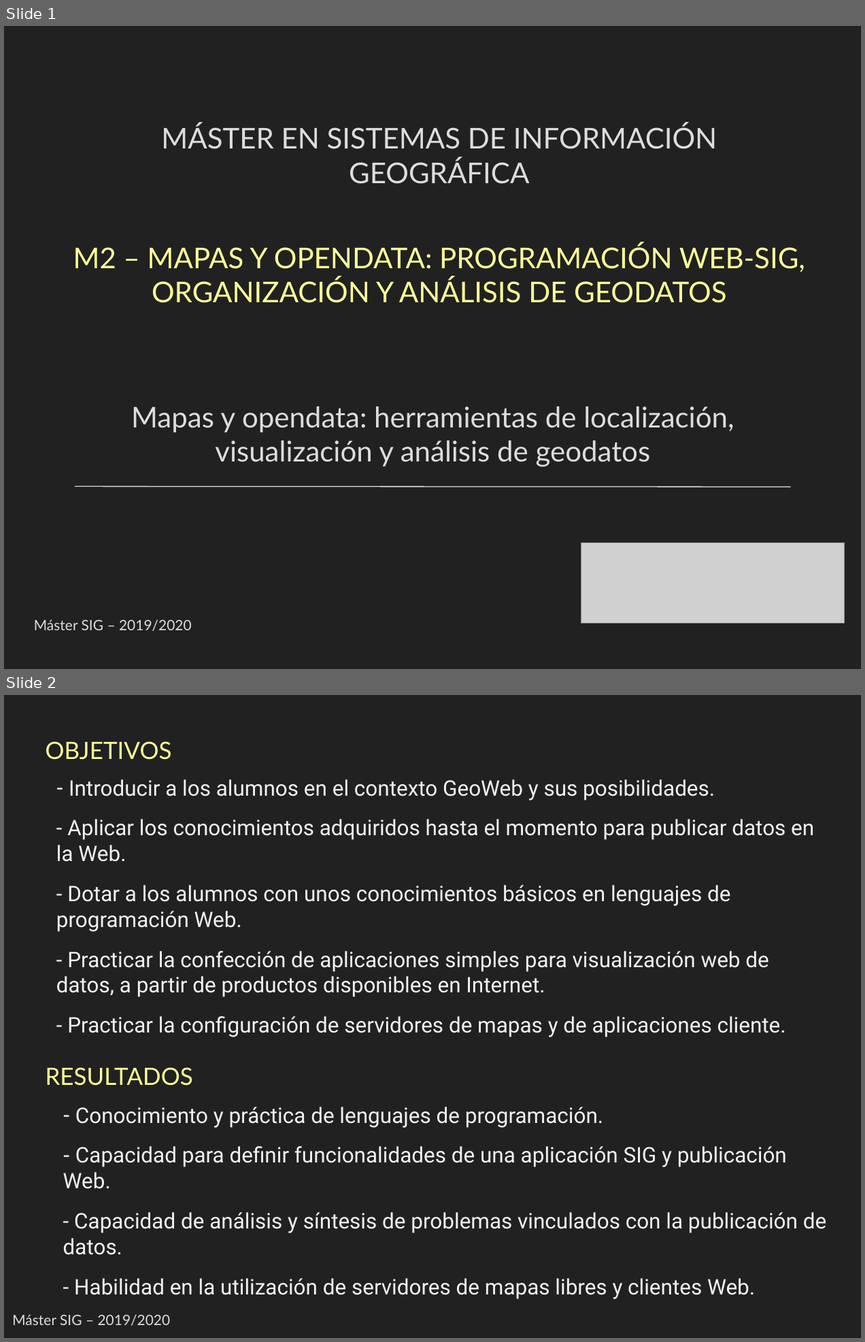
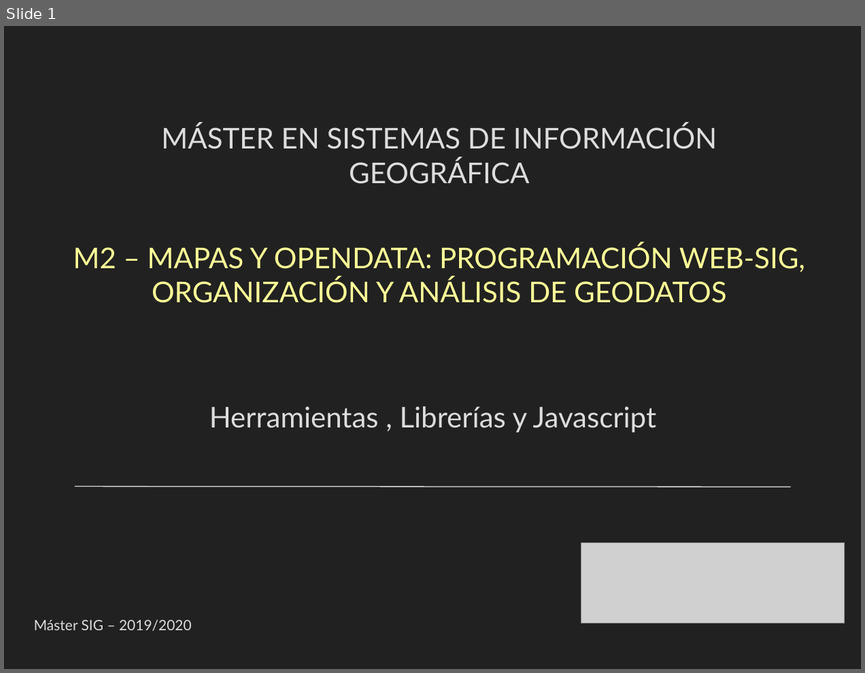
Before and after one commit to thaisfsiq/m2-geoweb, a slide deck: docs/presentacion/Herramientas-y-javascript.pptx. Shown one above the other, each under a label of ours: slides 1 and 2 before the commit, slide 1 after it. The pictures are 865x1342 and 865x673 pixels, drawn with LibreOffice and Linux fonts; fonts in the diff are those of the drawing; grey boxes stand for pictures. Boxes give left, top, right and bottom in pixels: in the first picture for what was removed or moved away, otherwise in the second. Text is boxed around its words. In the diff, an @@ line names an element or a change of style, - is before the commit and + after.

```diff
--- a/docs/presentacion/Herramientas-y-javascript.pptx
+++ b/docs/presentacion/Herramientas-y-javascript.pptx
@@ slide 2 removed at [4,695,861,1338], background #212121 @@
@@ text removed at [45,741,172,760] @@
-OBJETIVOS
@@ text removed at [56,779,814,1037] @@
-– Introducir a los alumnos en el contexto GeoWeb y sus posibilidades.
-- Aplicar los conocimientos adquiridos hasta el momento para publicar datos en la Web.
-- Dotar a los alumnos con unos conocimientos básicos en lenguajes de programación Web.
-- Practicar la confección de aplicaciones simples para visualización web de datos, a partir de productos disponibles en Internet.
-- Practicar la configuración de servidores de mapas y de aplicaciones cliente.
@@ text removed at [45,1067,193,1085] @@
-RESULTADOS
@@ text removed at [63,1106,826,1299] @@
-– Conocimiento y práctica de lenguajes de programación.
-– Capacidad para definir funcionalidades de una aplicación SIG y publicación Web.
-- Capacidad de análisis y síntesis de problemas vinculados con la publicación de datos.
-- Habilidad en la utilización de servidores de mapas libres y clientes Web.
@@ text removed at [12,1314,171,1325] @@
-Máster SIG – 2019/2020
@@ slide 1 changed as well @@
@@ text at [209,406,656,432]: text changed @@
-Mapas y opendata: herramientas de localización, visualización y análisis de geodatos
+Herramientas , Librerías y Javascript
```
Also in this commit, not shown: 6 slides added, 4 other slides removed, 37 other files.
